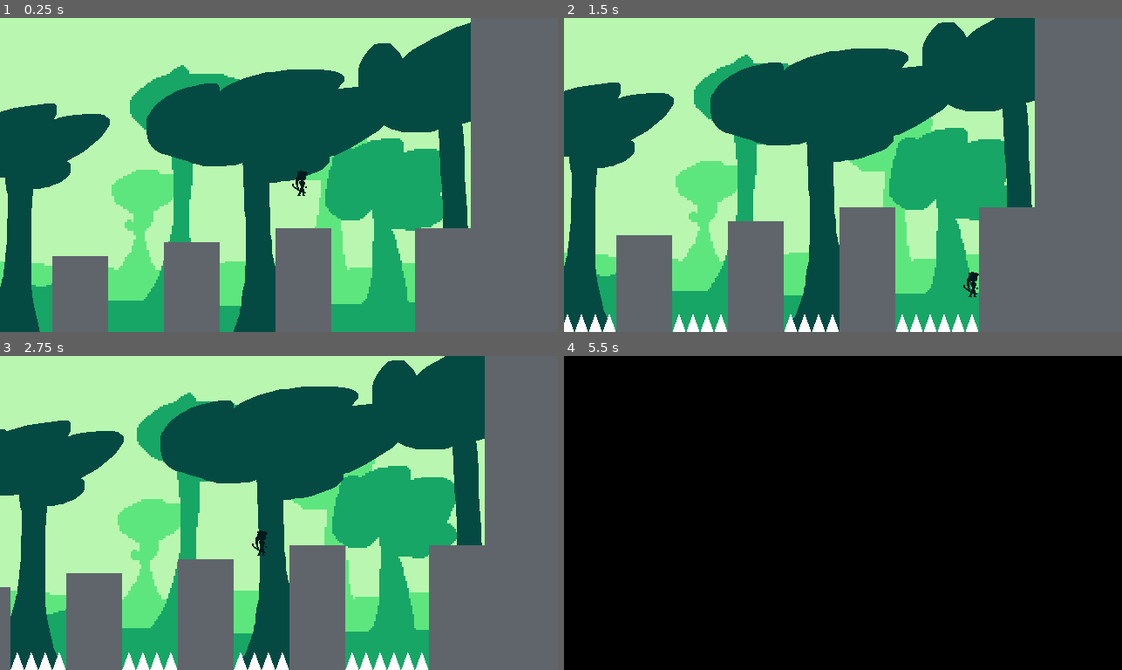
Above: before the commit, frames 1-4 (two rows, left to right).
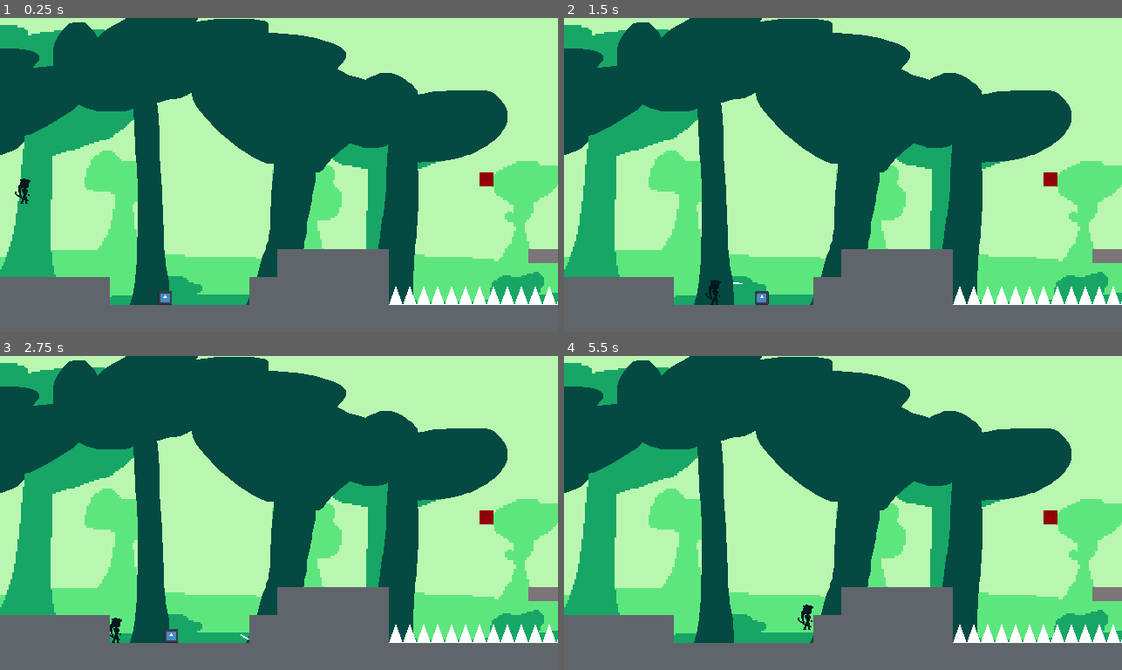
Above: after the commit, the same moments.

Repository: Borrow-Game/game-godot
Game: Godot game, scene res://Scenes/physics_sample_scene.tscn
The game is run twice, just before and just after one commit, with the same random seed, the same clock (stepped at 60 frames per second) and the same inputs. The engine's default icon, where the game draws it, is replaced by a stand-in: a white triangle on a blue panel in a dark square.
Inputs:
- Up to frame 1 (0.25 s): no input
- Up to frame 2 (1.5 s): tap Enter (ui_accept) at 0.5, 0.77 s; hold Right (right) from 0.53 s (still down); tap X (dash) at 0.6 s; tap Shift (shoot bow) at 1.35 s
- Up to frame 3 (2.75 s): tap Enter (ui_accept) at 1.52 s; release Right (right) at 2.03 s; hold Left (left) from 2.03 s (still down); tap X (dash) at 2.1 s
- Up to frame 4 (5.5 s): release Left (left) at 2.78 s; hold Right (right) 2.78-4.28 s; tap Shift (shoot bow) at 2.85, 4.35 s; tap Enter (ui_accept) at 3.02, 3.77, 4.52 s; tap X (dash) at 3.6, 5.1 s; hold Left (left) 4.28-5.03 s; hold Right (right) from 5.03 s (still down)

The runs differ from the first frame. In frame 1, 67% of the frame differs, in the area x 0-100%, y 0-100%; in frame 2, 66%; in frame 3, 64%; in frame 4, 100%.

Commit message:
fix: moved character back to original position

Diff:
--- a/Scenes/physics_sample_scene.tscn
+++ b/Scenes/physics_sample_scene.tscn
@@ -21,7 +21,6 @@
 Camera = NodePath("player_character/Camera2D")
 
 [node name="player_character" parent="." instance=ExtResource("2_48hqm")]
-position = Vector2(1408, -33)
 
 [node name="Camera2D" type="Camera2D" parent="player_character"]
 position = Vector2(-2, 0)
@@ -33,7 +32,6 @@
 editor_draw_limits = true
 
 [node name="arrows" type="Node2D" parent="."]
-position = Vector2(1408, -33)
 
 [node name="spikes" type="Node" parent="."]
 
